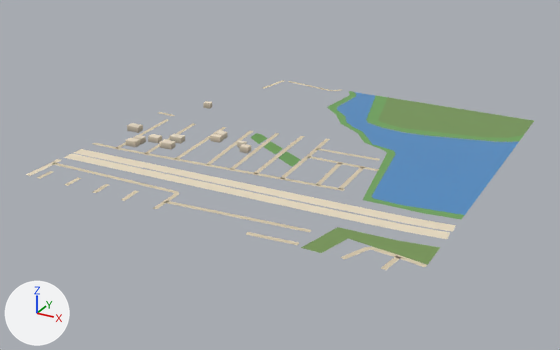
A saved change to the glTF model public/assets/bengaluru-region-v1/tiles/t2_-28-l1.glb.
One viewpoint serves both versions: a 50 mm camera at (1690.0, -14612.0, 382.0) aimed at (1232.0, -13779.0, -35.0). The axes (+X, +Y, +Z) are drawn at lower left. The lights are the same throughout. The first picture is the older version. Vertices at exactly the same position are counted once.

The first picture shows 'building', 'ground', 'water'.
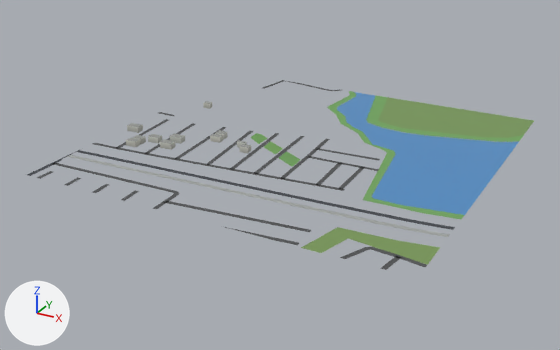
What changed in the scene script:
```text
Change me_building:
    used by ob_building; location = (1000.0, -14000.0, 0.0)
    remove me_building.from_pydata(...)  # 88 vertices, 110 faces; spans x 7.0..199.0, y 138.0..329.0, z 0.0..8.0
    add me_building.from_pydata(...)  # 88 vertices, 132 faces; spans x 7.0..199.0, y 138.0..329.0, z 0.0..8.0
    me_building part 1: 110 kept faces spanning x 7.0..199.0, y 138.0..329.0, z 0.0..8.0 get new vertex colours
    edits to the shape of me_building do not show in these pictures
Change me_ground:
    used by ob_ground; location = (1000.0, -14000.0, 0.0)
    remove me_ground.from_pydata(...)  # 582 vertices, 625 faces; spans x -4.0..501.0, y -3.0..503.0, z 1.0
    add me_ground.from_pydata(...)  # 595 vertices, 638 faces; spans x 0.0..500.0, y 0.0..500.0, z 1.0
    me_ground part 2: the loose piece of 34 vertices spanning x 3.0..501.0, y 64.0..103.0, z 1.0 is rebuilt with 34 vertices and now spans x 3.0..500.0, y 68.0..99.0, z 1.0
    me_ground part 3: the loose piece of 34 vertices spanning x 2.0..501.0, y 82.0..122.0, z 1.0 is rebuilt with 34 vertices and now spans x 3.0..500.0, y 86.0..118.0, z 1.0
    me_ground part 4: 2 vertices moved from x -1.0, y 43.0..48.0, z 1.0 to x 0.0, y 43.0..48.0, z 1.0; 9 vertices removed from x -4.0..7.0, y 0.0..98.0, z 1.0; 14 vertices added at x 0.0..7.0, y 0.0..105.0, z 1.0
    me_ground part 5: 5 vertices moved from x 121.0..196.0, y 489.0..499.0, z 1.0 to x 115.0..191.0, y 489.0..500.0, z 1.0; 6 vertices removed from x 78.0..190.0, y 472.0..503.0, z 1.0; 8 vertices added at x 78.0..196.0, y 473.0..500.0, z 1.0
    me_ground part 6: 4 vertices moved from x 342.0..441.0, y 1.0..36.0, z 1.0 to x 347.0..441.0, y 0.0..36.0, z 1.0; 5 vertices removed from x 313.0..433.0, y -3.0..31.0, z 1.0; 9 vertices added at x 279.0..493.0, y 0.0..32.0, z 1.0
    me_ground part 7: 158 kept faces spanning x 0.0..473.0, y 0.0..500.0, z 1.0 get new vertex colours; the middle colour goes from beige #d7c9ae to dark grey #535556
    other edits to the shape of me_ground do not show in these pictures
```

Location of each change, [x1, y1, x2, y2] in pixels of the pictures (560 x 350 px; the box of a moved part takes in the faces that stretch with it):
'ground', reshaped: before [26, 80, 534, 270]; after [27, 80, 534, 270]
part 1 of me_building, recoloured: [126, 101, 251, 153] in both
part 2 of me_ground, rebuilt: before [66, 154, 450, 239]; after [68, 155, 450, 237]
part 3 of me_ground, rebuilt: before [76, 149, 456, 232]; after [78, 150, 455, 230]
part 4 of me_ground, moved or reshaped: before [26, 149, 82, 176]; after [27, 149, 81, 176]
part 5 of me_ground, moved or reshaped: before [263, 80, 341, 90]; after [263, 80, 341, 91]
part 6 of me_ground, moved or reshaped: before [246, 232, 400, 260]; after [225, 227, 427, 267]
part 7 of me_ground, recoloured: [52, 84, 401, 270] in both
